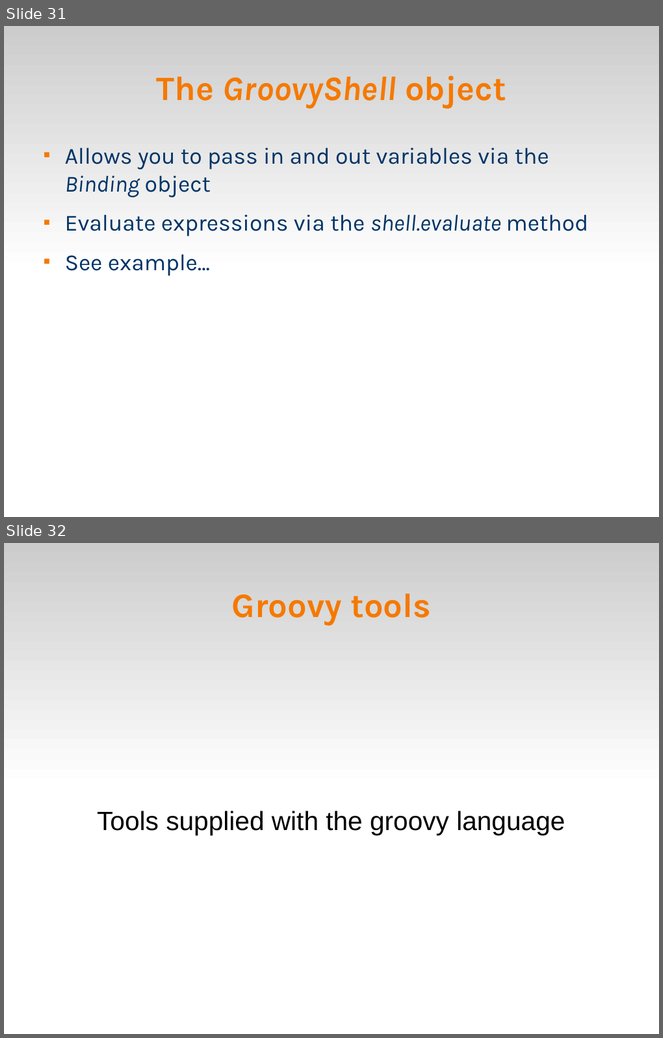
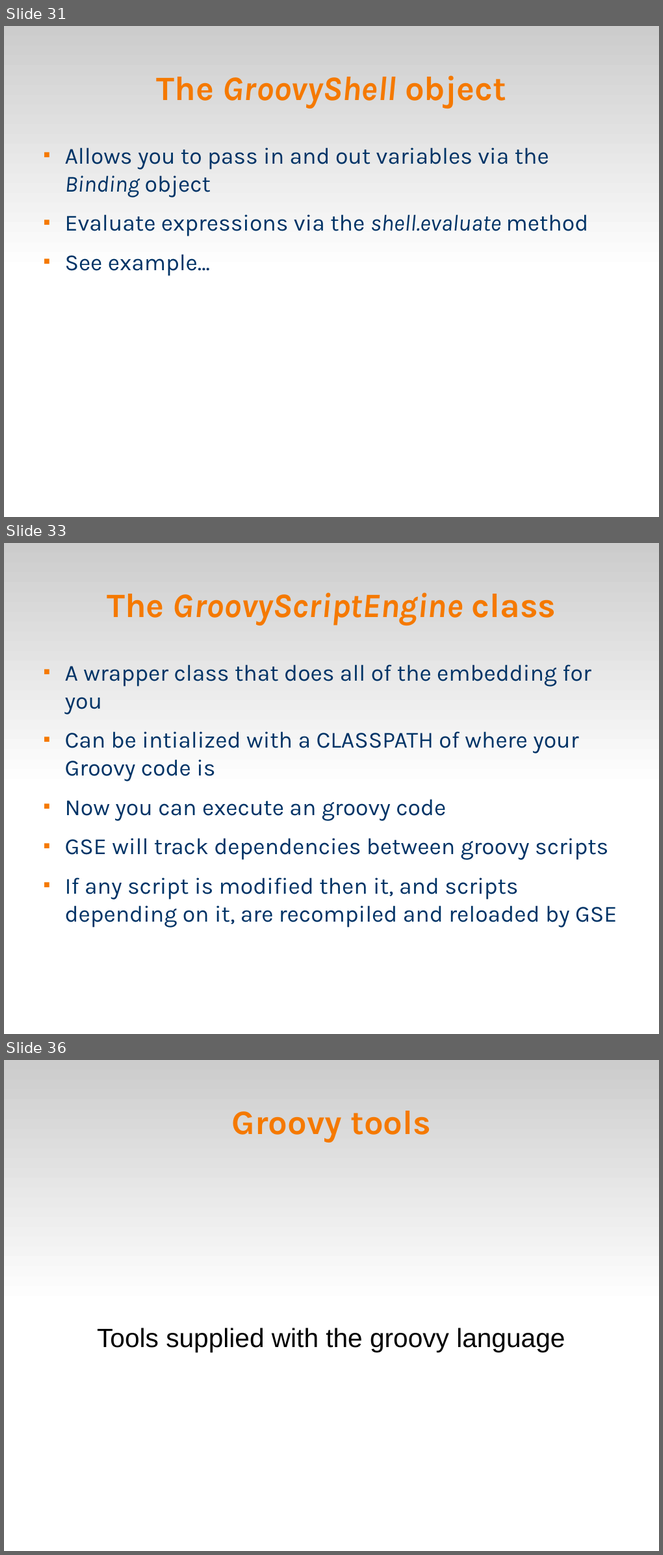
Before and after one commit to veltzer/demos, a slide deck: groovy/doc/groovy.odp. Shown one above the other, each under a label of ours: slides 31 and 32 before the commit, slides 31, 33 and 36 after it; the slides between them are not shown. The pictures are 663x1038 and 663x1555 pixels, drawn with LibreOffice and Linux fonts; fonts in the diff are those of the drawing. Boxes give left, top, right and bottom in pixels: in the first picture for what was removed or moved away, otherwise in the second. Text is boxed around its words. In the diff, an @@ line names an element or a change of style, - is before the commit and + after.

Commit message:
embedding finished

```diff
--- a/groovy/doc/groovy.odp
+++ b/groovy/doc/groovy.odp
@@ slide 33 added at bbox=[4, 543, 659, 1034], background #FFFFFF; not listed: 1 template element that a slide beside it also shows @@
@@ title added at bbox=[107, 592, 556, 626], 41.4 pt, text #F57900, bold, italic @@
+The GroovyScriptEngine class
@@ text added at bbox=[65, 665, 617, 928], 28 pt, text #003366 @@
+■ A wrapper class that does all of the embedding for you
+■ Can be intialized with a CLASSPATH of where your Groovy code is
+■ Now you can execute an groovy code
+■ GSE will track dependencies between groovy scripts
+■ If any script is modified then it, and scripts depending on it, are recompiled and reloaded by GSE
@@ what was slide 32 is now slide 36 @@
```
Also in this commit, not shown: 2 slides changed, 3 other slides added, 2 other files.
